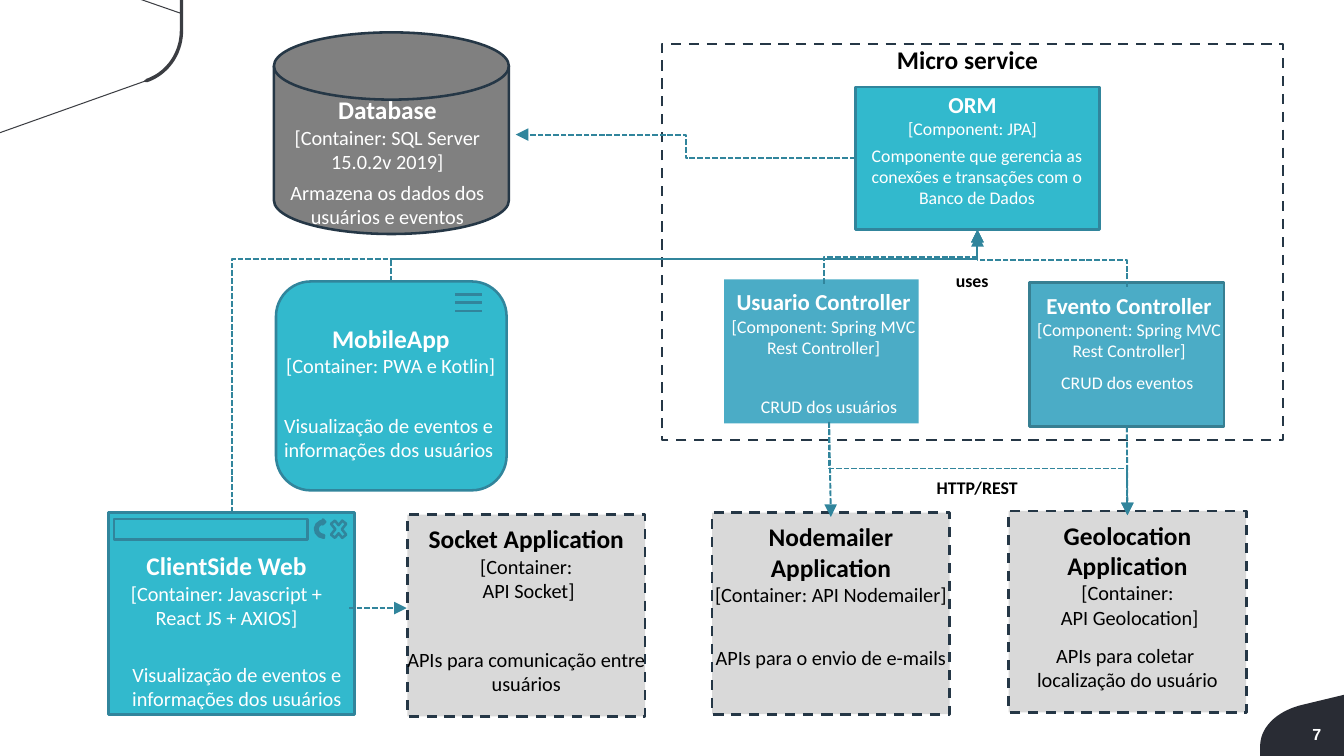
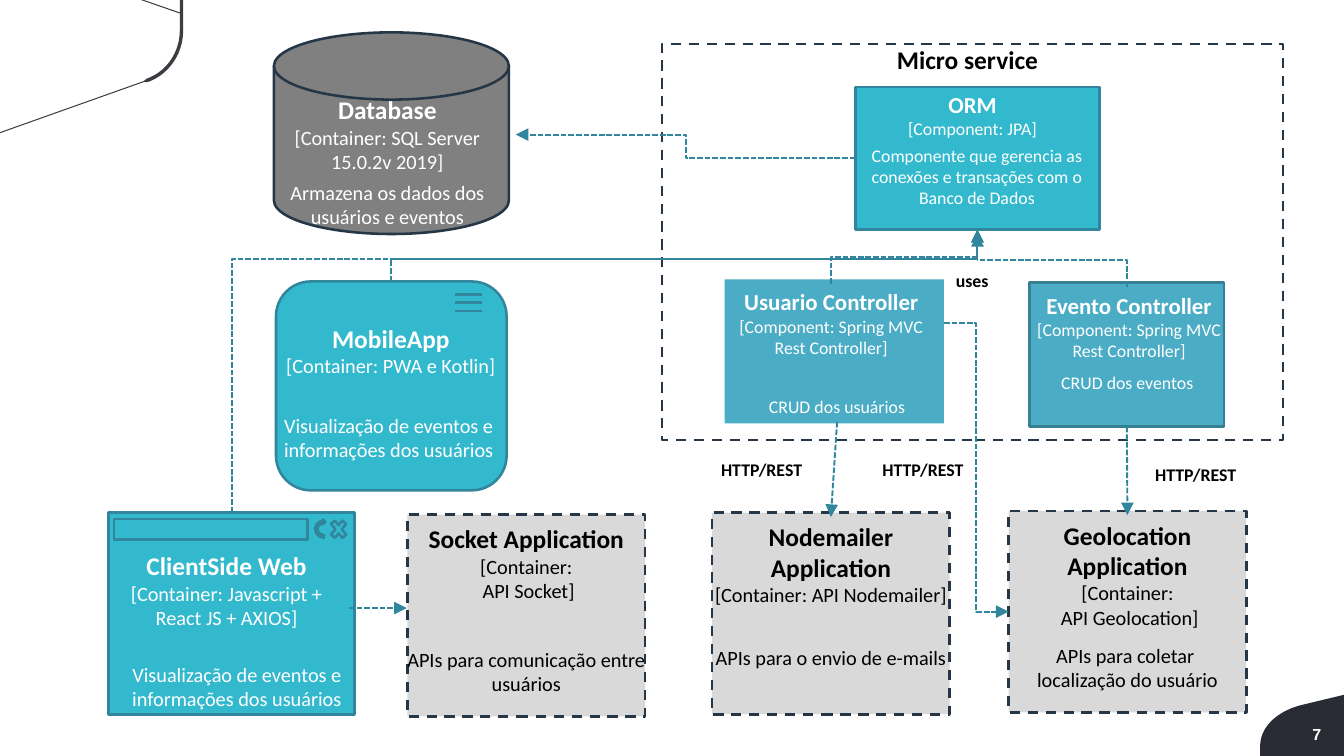
Before and after one commit to fekling/Knowu-Grupo5, a slide deck: slide 7 of documentacao/Arquitetura de Software/Arquitetura de Software - Know.pptx. Drawn at 1344x756 pixels with LibreOffice and Linux fonts; fonts in the diff are those of the drawing; background and template pictures are left out. Boxes give left, top, right and bottom in pixels: in the first picture for what was removed or moved away, otherwise in the second. Text is boxed around its words. In the diff, an @@ line names an element or a change of style, - is before the commit and + after.

Commit message:
fix: ppt

```diff
--- a/documentacao/Arquitetura de Software/Arquitetura de Software - Know.pptx
+++ b/documentacao/Arquitetura de Software/Arquitetura de Software - Know.pptx
@@ elbow arrow moved from (824, 283) - (977, 229) to (831, 283) - (977, 229) @@
@@ text "Usuario Controller" rewrapped from [737, 294, 1221, 360] to [739, 294, 923, 357] @@
@@ rectangle: place and size @@
-rectangle at [724, 280, 919, 423]
+rectangle at [725, 280, 944, 423]
@@ elbow arrow moved from (829, 421) - (1127, 515) to (944, 324) - (1008, 612) @@
@@ text "CRUD dos usuários": place and size @@
-text "CRUD dos usuários" at [761, 400, 897, 413]
+text "CRUD dos usuários" at [769, 400, 905, 413]
@@ arrow moved from (829, 421) - (831, 517) to (837, 421) - (831, 517) @@
@@ text "HTTP/REST": place and size @@
-text "HTTP/REST" at [937, 481, 1018, 495]
+text "HTTP/REST" at [721, 463, 802, 477]
@@ text added at [882, 463, 963, 477], 14 pt, text #000000, bold @@
+HTTP/REST
@@ text added at [1155, 468, 1236, 482], 14 pt, text #000000, bold @@
+HTTP/REST
```
